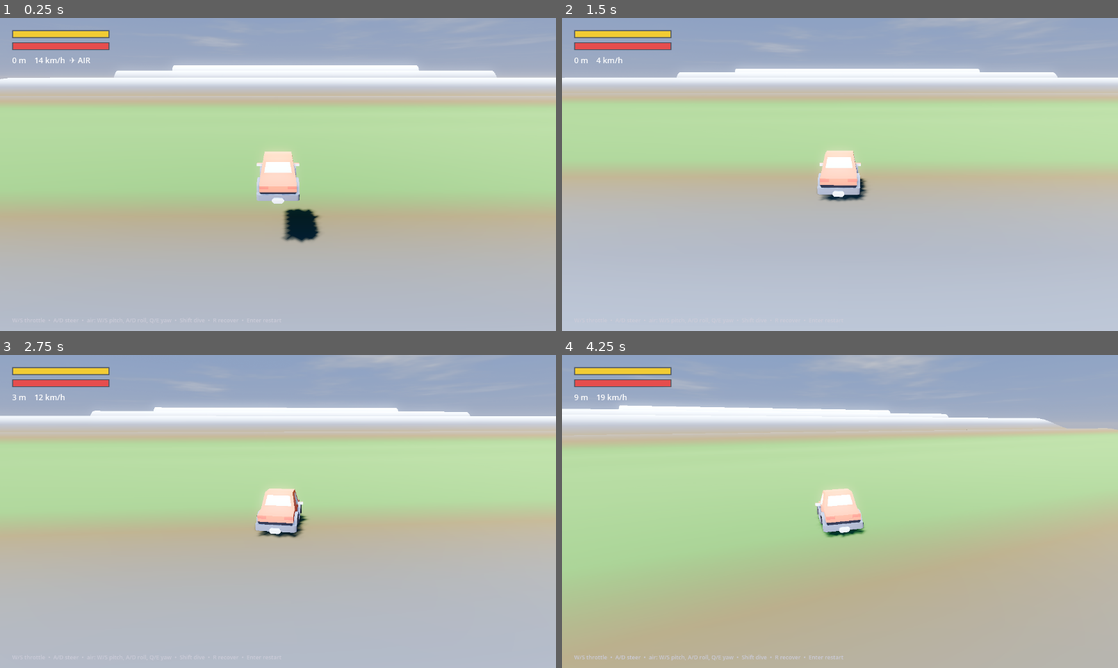
Above: before the commit, frames 1-4 (two rows, left to right).
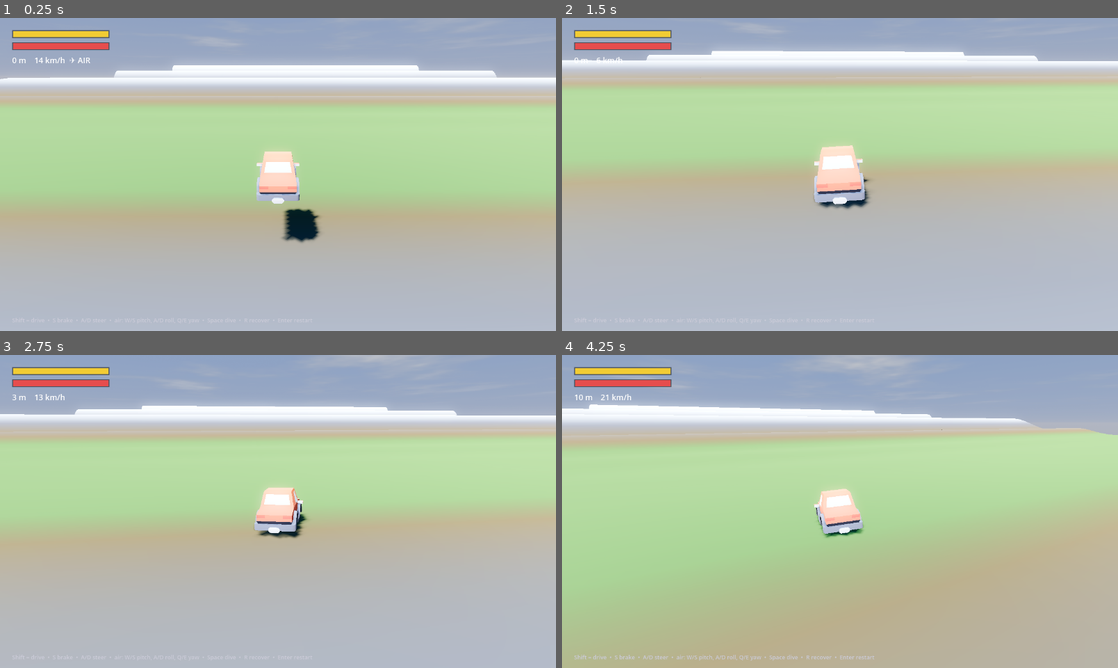
Above: after the commit, the same moments.

Repository: MilkManManiac/HillClimbRacer
Game: Godot game, scene res://scenes/HillClimb.tscn
The game is run twice, just before and just after one commit, with the same random seed, the same clock (stepped at 60 frames per second) and the same inputs.
Inputs (mouse positions are in pixels of both pictures, inside the frame that each line leads up to):
- Up to frame 1 (0.25 s): no input
- Up to frame 2 (1.5 s): tap Enter at 0.5 s; move the mouse to (962, 158) at 0.52 s; hold D (turn_right) 0.53-1.25 s; hold Space 0.53-1.25 s; click (962, 158) at 0.67 s; drag from (728, 190) to (812, 237) at 1.27 s
- Up to frame 3 (2.75 s): move the mouse to (333, 442) at 2.02 s; hold D (turn_right) from 2.03 s (still down); hold Q from 2.03 s (still down); tap Space at 2.3 s
- Up to frame 4 (4.25 s): release D (turn_right) at 2.75 s; release Q at 2.75 s; drag from (812, 574) to (673, 464) at 2.77 s; move the mouse to (1006, 558) at 3.52 s; hold A (turn_left) from 3.53 s (still down); hold Enter from 3.53 s (still down); tap Space at 3.77, 3.8, 4.07 s

The runs differ from the first frame. In frame 1, less than 0.1% of the frame differs, in the area x 31-50%, y 96-97%; in frame 2, 15%, in the area x 0-100%, y 2-62%; in frame 3, 0.9%; in frame 4, 1.1%.

Commit message:
HC: gas on Left Shift, arrest air rotation on release
- Drive/gas = Left Shift (W still drives on the ground); dive moved to Space
- Air controls decoupled: W/S pitch, A/D roll, Q/E yaw read directly
- Releasing air-rotation controls quickly damps angular velocity to ~stop the spin

Co-Authored-By: Claude Opus 4.8 (1M context) <noreply@anthropic.com>

Diff:
--- a/scripts/hc/HCCar.gd
+++ b/scripts/hc/HCCar.gd
@@ -87,20 +87,24 @@
 	# --- gravity ------------------------------------------------------------
 	apply_central_force(Vector3.DOWN * gravity_force * mass)
 
-	# --- dive (hold Shift): weight + nose-down ------------------------------
-	var diving := Input.is_key_pressed(KEY_SHIFT)
+	# --- dive (hold Space): weight + nose-down ------------------------------
+	var diving := Input.is_key_pressed(KEY_SPACE)
 	if diving:
 		apply_central_force(Vector3.DOWN * dive_force * mass)
 
-	var throttle := Input.get_action_strength("accelerate")
+	# gas pedal = Left Shift (W also drives on the ground); brake = S; A/D steer/roll
+	var drive := maxf(Input.get_action_strength("accelerate"), (1.0 if Input.is_key_pressed(KEY_SHIFT) else 0.0))
 	var braking := Input.get_action_strength("brake")
 	var steer_in := Input.get_axis("turn_right", "turn_left")
+	var pitch_in := 0.0
+	if Input.is_key_pressed(KEY_W): pitch_in += 1.0
+	if Input.is_key_pressed(KEY_S): pitch_in -= 1.0
 
 	if _grounded:
 		# drive / brake (fuel-gated)
-		if fuel > 0.0 and throttle > 0.01 and fwd_speed < max_speed:
-			apply_central_force(fwd * throttle * engine_force)
-			fuel -= delta * (0.8 + throttle * 2.2)
+		if fuel > 0.0 and drive > 0.01 and fwd_speed < max_speed:
+			apply_central_force(fwd * drive * engine_force)
+			fuel -= delta * (0.8 + drive * 2.2)
 		elif braking > 0.01:
 			if fwd_speed > 0.5:
 				apply_central_force(-fwd * brake_force * braking)
@@ -122,7 +126,7 @@
 			angular_velocity.y = (fwd_speed / wheelbase) * tan(ang)
 	else:
 		# --- airborne: full manual 3-axis (no assist) ----------------------
-		var pitch := throttle - braking            # W nose up / S nose down
+		var pitch := pitch_in                      # W nose up / S nose down
 		if diving:
 			pitch -= 1.0                           # dive also pitches the nose down
 		var yaw := 0.0
@@ -131,6 +135,10 @@
 		apply_torque(right * pitch * air_pitch_torque * mass)
 		apply_torque(fwd * -steer_in * air_roll_torque * mass)
 		apply_torque(up * yaw * air_yaw_torque * mass)
+		# arrest rotation quickly once the controls are released
+		var rot_input: float = absf(pitch) + absf(steer_in) + absf(yaw)
+		if rot_input < 0.15:
+			angular_velocity = angular_velocity.lerp(Vector3.ZERO, 1.0 - exp(-10.0 * delta))
 
 	# --- recover (R): ease upright + small lift ----------------------------
 	if Input.is_key_pressed(KEY_R):
--- a/scripts/hc/HCMain.gd
+++ b/scripts/hc/HCMain.gd
@@ -120,7 +120,7 @@
 	hint.position = Vector2(28, -34)
 	hint.add_theme_font_size_override("font_size", 13)
 	hint.add_theme_color_override("font_color", Color(0.8, 0.8, 0.85))
-	hint.text = "W/S throttle  •  A/D steer  •  air: W/S pitch, A/D roll, Q/E yaw  •  Shift dive  •  R recover  •  Enter restart"
+	hint.text = "Shift = drive  •  S brake  •  A/D steer  •  air: W/S pitch, A/D roll, Q/E yaw  •  Space dive  •  R recover  •  Enter restart"
 	layer.add_child(hint)
 
 func _bar_bg(layer: CanvasLayer, pos: Vector2, col: Color) -> void:
